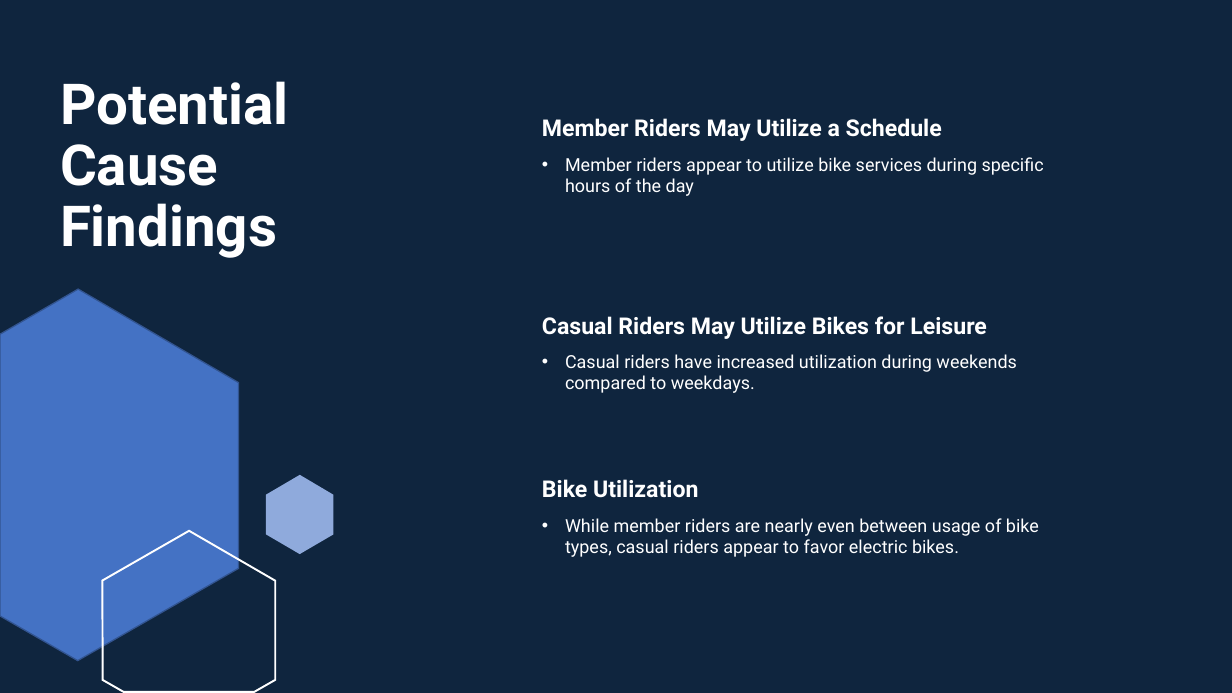
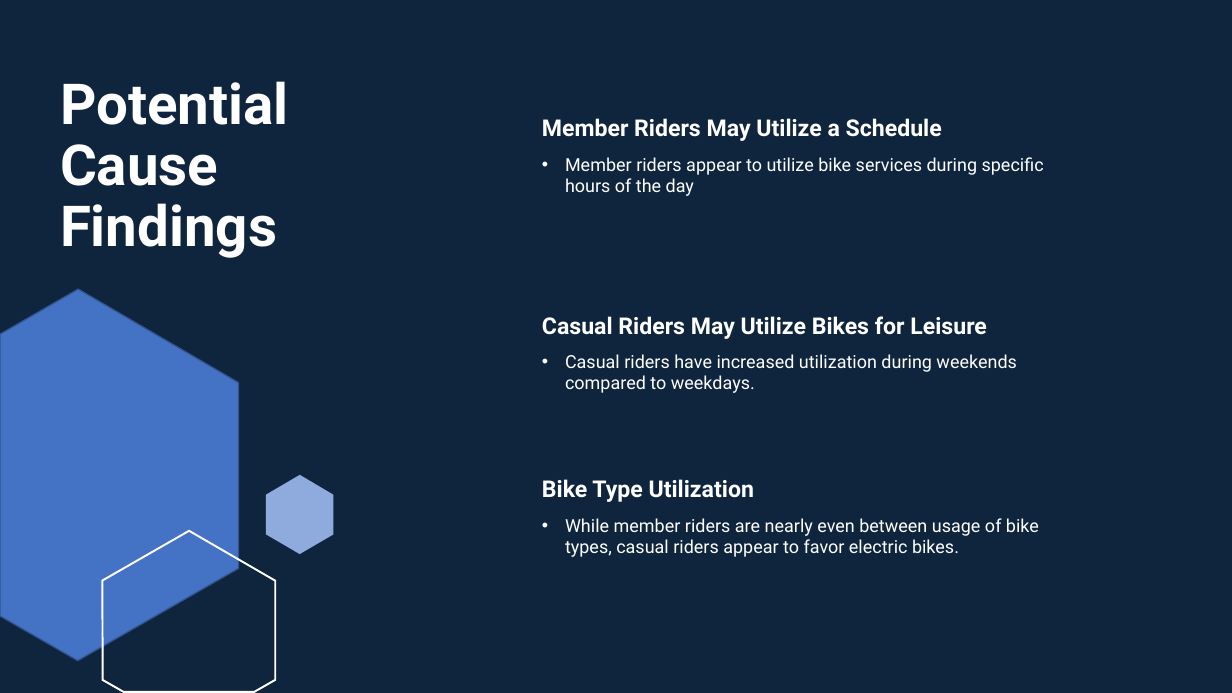
Before and after one commit to analusis/analusis.github.io, a slide deck: slide 15 of downloads/2023-04-02-gda-cs1/CyclisticRiderTrends.pptx. Drawn at 1232x693 pixels with LibreOffice and Linux fonts; fonts in the diff are those of the drawing. Boxes give left, top, right and bottom in pixels: in the first picture for what was removed or moved away, otherwise in the second. Text is boxed around its words. In the diff, an @@ line names an element or a change of style, - is before the commit and + after.

```diff
--- a/downloads/2023-04-02-gda-cs1/CyclisticRiderTrends.pptx
+++ b/downloads/2023-04-02-gda-cs1/CyclisticRiderTrends.pptx
@@ text at (x1=542, y1=479, x2=754, y2=502): text changed @@
-Bike Utilization
+Bike Type Utilization
```
Also in this commit, not shown: 13 other slides changed.
